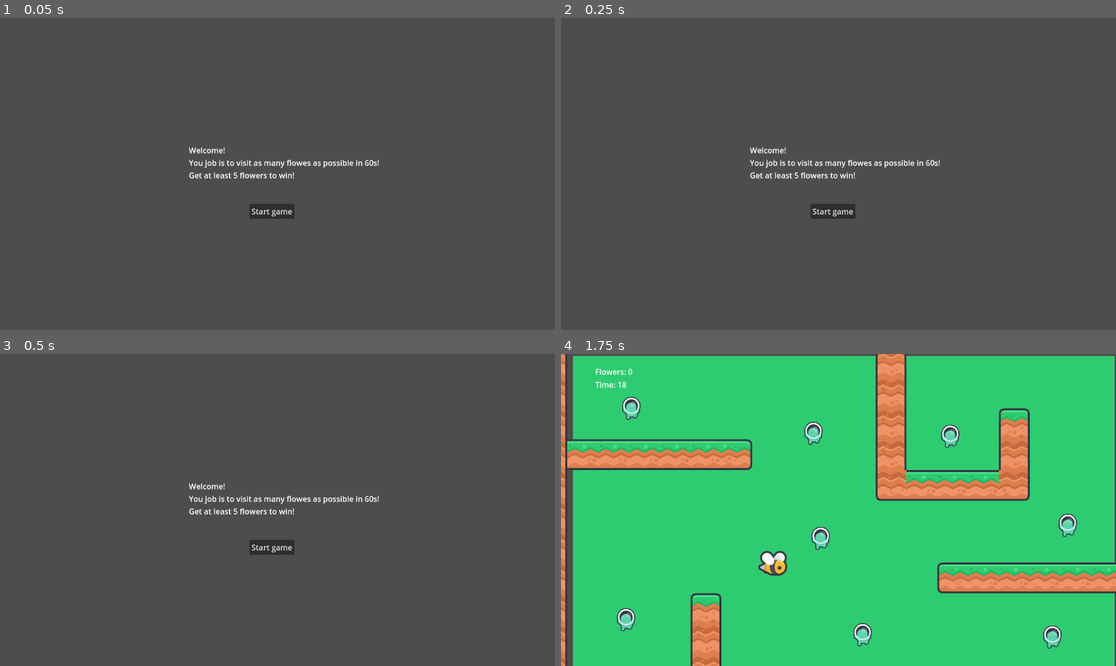
Above: before the commit, frames 1-4 (two rows, left to right).
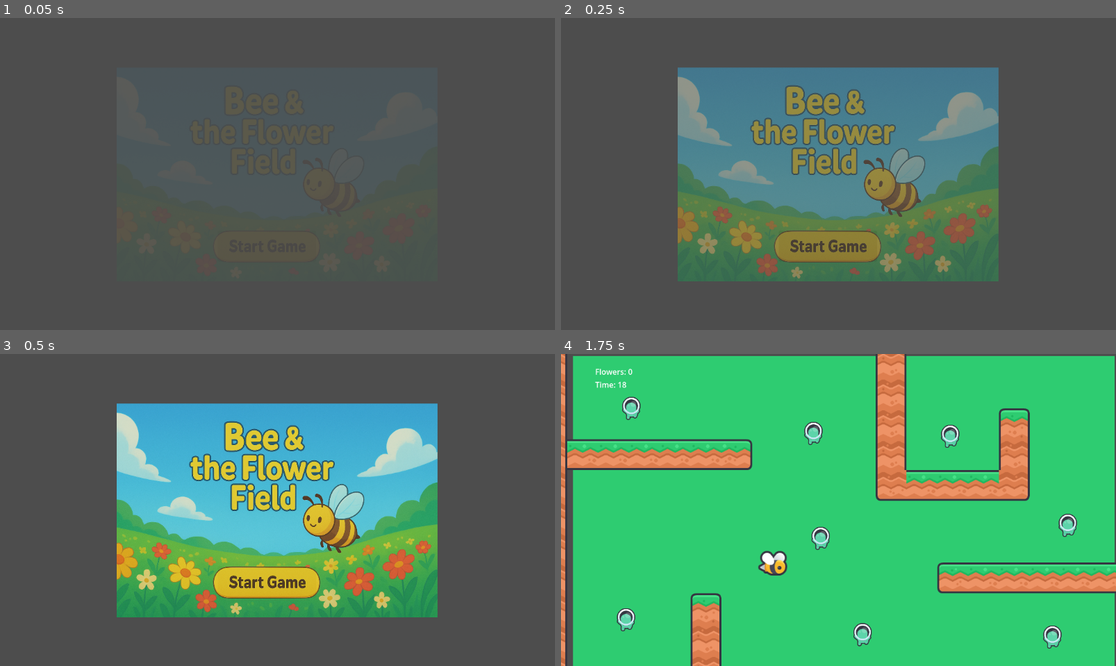
Above: after the commit, the same moments.

Repository: Lea-poh/SpringHunt
Game: Godot game, scene res://scenes/main.tscn
Same seed, same stepped clock (60 frames per second), same inputs: the game is played once before the commit and once after it.
Inputs (mouse positions are in pixels of both pictures, inside the frame that each line leads up to; where the layout moved, square brackets give the same spot in the first picture):
- Up to frame 1 (0.05 s): no input
- Up to frame 2 (0.25 s): no input
- Up to frame 3 (0.5 s): no input
- Up to frame 4 (1.75 s): click (827, 581) [832, 547] at 0.5 s; hold Right (ui_right) from 1.28 s (still down)

The runs differ from the first frame. In frame 1, 1.0% of the frame differs, in the area x 34-69%, y 41-65%; in frame 2, 38%; in frame 3, 40%, in the area x 21-79%, y 15-85%; in frame 4, nothing differs.

Commit message:
start updated

Diff:
--- a/EndScreen.gd
+++ b/EndScreen.gd
@@ -3,7 +3,9 @@
 
 # Called when the node enters the scene tree for the first time.
 func _ready():
-	pass # Replace with function body.
+	modulate.a = 0
+	var tween = create_tween()
+	tween.tween_property(self, "modulate:a", 1.0, 0.6)
 
 
 # Called every frame. 'delta' is the elapsed time since the previous frame.
--- a/scenes/Game.gd
+++ b/scenes/Game.gd
@@ -11,6 +11,9 @@
 var can_move = false
 
 func _ready():
+	modulate.a = 0
+	var tween = create_tween()
+	tween.tween_property(self, "modulate:a", 1.0, 0.6)
 	start_game()
 
 func start_game():
--- a/scenes/StartScreen.gd
+++ b/scenes/StartScreen.gd
@@ -3,7 +3,9 @@
 
 # Called when the node enters the scene tree for the first time.
 func _ready():
-	pass # Replace with function body.
+	modulate.a = 0
+	var tween = create_tween()
+	tween.tween_property(self, "modulate:a", 1.0, 0.6)
 
 
 # Called every frame. 'delta' is the elapsed time since the previous frame.
--- a/scenes/StartScreen.tscn
+++ b/scenes/StartScreen.tscn
@@ -1,6 +1,7 @@
-[gd_scene load_steps=2 format=3 uid="uid://c8ule32bsbox8"]
+[gd_scene load_steps=3 format=3 uid="uid://c8ule32bsbox8"]
 
-[ext_resource type="Script" path="res://scenes/StartScreen.gd" id="1_t583d"]
+[ext_resource type="Script" uid="uid://cwynnme0wijnj" path="res://scenes/StartScreen.gd" id="1_t583d"]
+[ext_resource type="Texture2D" uid="uid://c8bcafs66f0wi" path="res://assets/StartScreen.png" id="2_pswtb"]
 
 [node name="StartScreen" type="Node2D"]
 script = ExtResource("1_t583d")
@@ -13,25 +14,30 @@
 
 [node name="Button" type="Button" parent="Control"]
 layout_mode = 0
-offset_left = 518.0
-offset_top = 386.0
-offset_right = 611.0
-offset_bottom = 417.0
-text = "Start game"
+offset_left = 452.0
+offset_top = 442.0
+offset_right = 656.0
+offset_bottom = 506.0
 
 [node name="Label" type="Label" parent="Control"]
+visible = false
 layout_mode = 1
 anchors_preset = -1
 anchor_left = 9.852
 anchor_top = 5.485
 anchor_right = 18.606
 anchor_bottom = 8.82
-offset_left = -2.08001
-offset_top = 43.6
-offset_right = 43.76
-offset_bottom = -14.8
+offset_left = 11.919983
+offset_top = 61.59999
+offset_right = 57.76001
+offset_bottom = 3.2000122
 text = "Welcome!
 You job is to visit as many flowes as possible in 60s!
 Get at least 5 flowers to win!"
 
+[node name="Sprite2D" type="Sprite2D" parent="."]
+position = Vector2(575.00006, 325.00003)
+scale = Vector2(0.4333887, 0.4333887)
+texture = ExtResource("2_pswtb")
+
 [connection signal="pressed" from="Control/Button" to="." method="_on_button_pressed"]
Binary file added: assets/StartPic.png
Not shown, added: assets/StartPic.png.import
Binary file added: assets/StartScreen.png
Not shown, added: assets/StartScreen.png.import
Not shown: 1 places in scenes/Endsceen.tscn that only renumber resources
Not shown, added: assets/StartPic.ai
